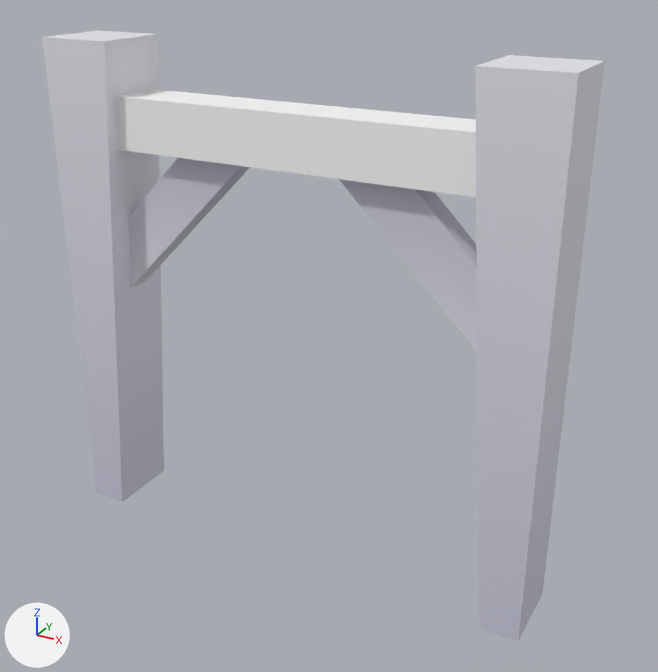
An edit to the FBX model Assets/kenney_mini-dungeon/Models/FBX format/wood-support.fbx, drawn before and after from the same camera.
Before and after are seen from a 50 mm lens placed at (0.824, -1.376, 1.173), pointed at (0.057, 0.019, 0.475). Every picture has the same lights, and +X, +Y and +Z are marked at lower left. The older version comes first. Where no turn or scale is listed for an object, it has been applied to the vertices.

The older version as bpy lines, for what is in view:
```python
me_scene = bpy.data.meshes.new('Scene')
me_scene.from_pydata(...)  # 40 vertices, 48 faces; spans x -0.5..0.5, y -0.075..0.075, z 0.0..1.0
me_scene.materials.append(mat_colormap)  # picture img_colormap_png
ob_wood_support = bpy.data.objects.new('wood-support', me_scene)
ob_wood_support.location = (0.0, 0.0, 0.0)
```
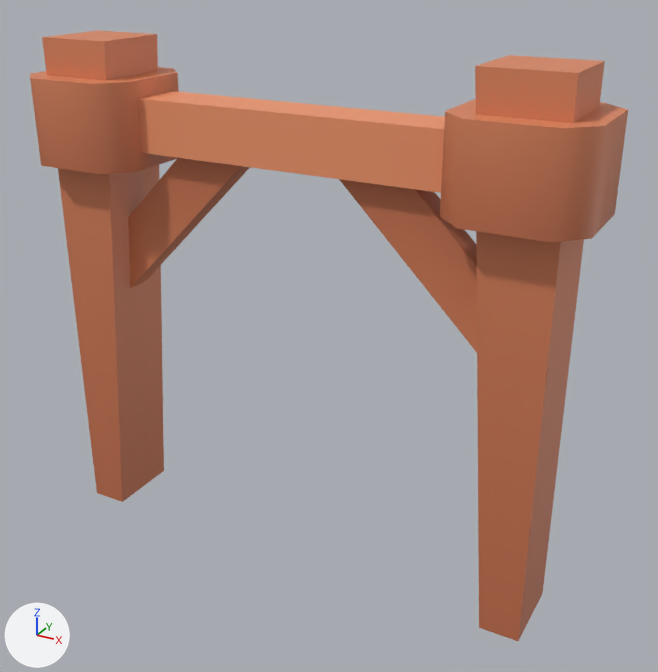
Where the change shows, as pixel boxes [x1, y1, x2, y2] in the pictures (658 x 672 px):
'wood-support', reshaped (6% wider): before [42, 30, 605, 641]; after [30, 30, 628, 641]
part 1 of me_scene, added (brown): after [30, 67, 179, 174]
part 2 of me_scene, added (brown): after [440, 99, 628, 243]
part 3 of me_scene, surface changed (grey to orange): [42, 30, 605, 641] in both

The change, as a diff of the scene's bpy script:
```diff
--- a/Assets/kenney_mini-dungeon/Models/FBX format/wood-support.fbx.py
+++ b/Assets/kenney_mini-dungeon/Models/FBX format/wood-support.fbx.py
@@ me_scene @@
 # used by ob_wood_support; location = (0.0, 0.0, 0.0)
-me_scene.from_pydata(...)  # 40 vertices, 48 faces; spans x -0.5..0.5, y -0.075..0.075, z 0.0..1.0
+me_scene.from_pydata(...)  # 72 vertices, 104 faces; spans x -0.544..0.544, y -0.119..0.119, z 0.0..1.0
+# me_scene part 1: a new loose piece of 16 vertices spanning x -0.544..-0.306, y -0.119..0.119, z 0.768..0.932, in mat_colormap (picture img_colormap_png)
+# me_scene part 2: a new loose piece of 16 vertices spanning x 0.306..0.544, y -0.119..0.119, z 0.768..0.932, in mat_colormap (picture img_colormap_png)
+# me_scene part 3: 48 kept faces spanning x -0.5..0.5, y -0.075..0.075, z 0.0..1.0 get new texture (UV) coordinates
 me_scene.materials.append(mat_colormap)
```
